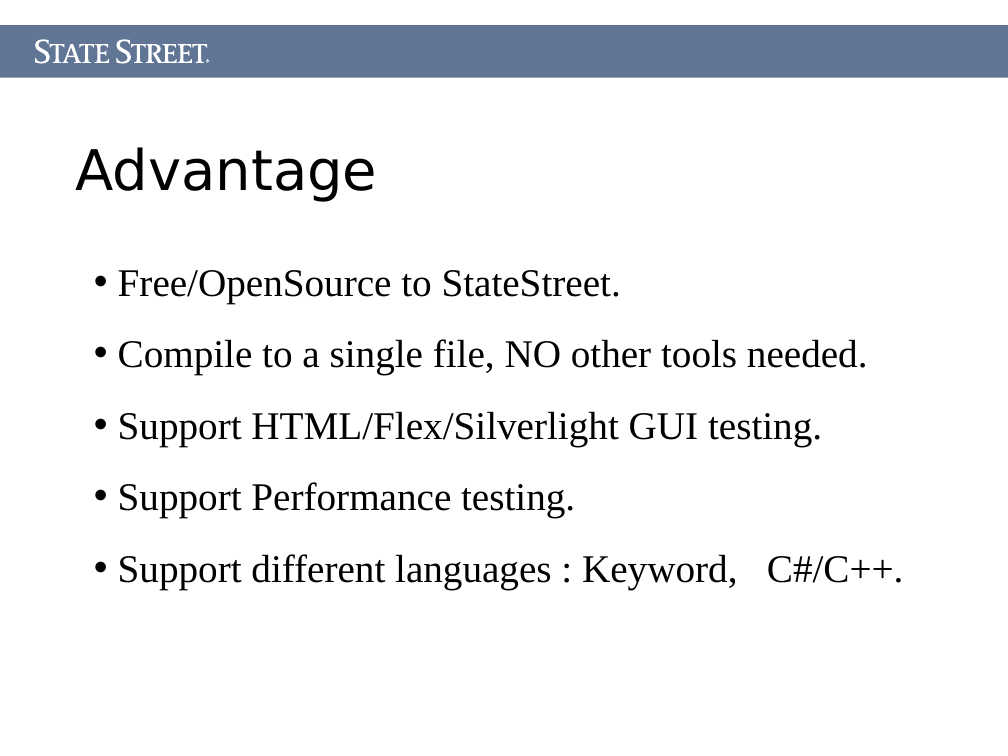
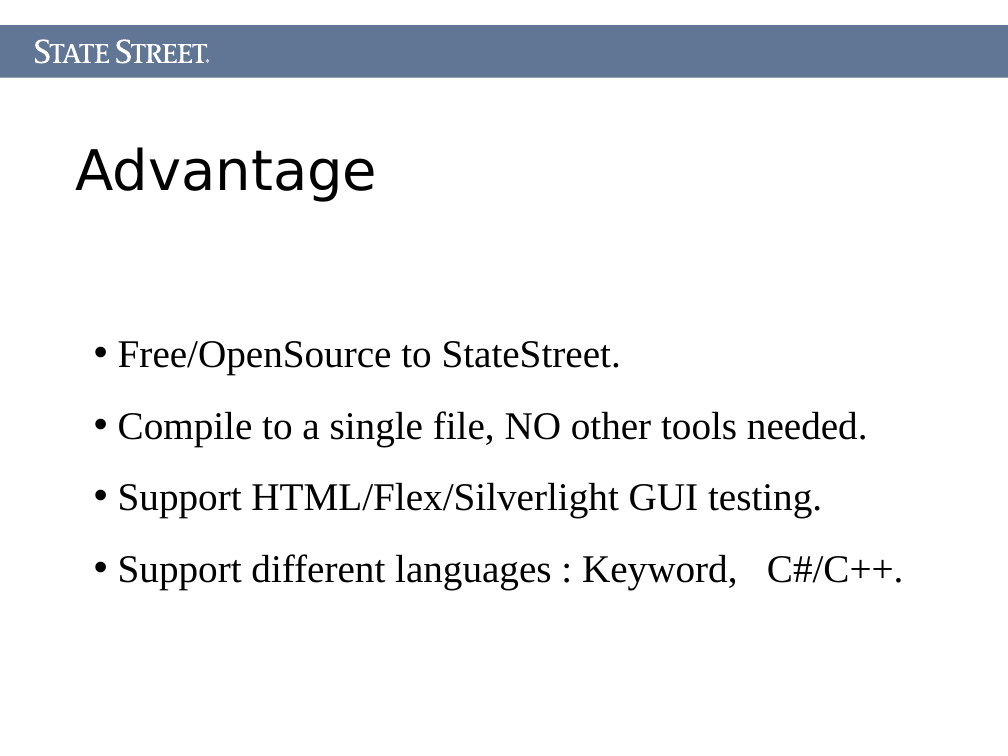
Before and after one commit to Letractively/autotester, a slide deck: slide 8 of Document/AutoTester.ppt (slide 4 before the commit). Drawn at 1008x756 pixels with LibreOffice and Linux fonts; fonts in the diff are those of the drawing. Boxes give left, top, right and bottom in pixels: in the first picture for what was removed or moved away, otherwise in the second. Text is boxed around its words. In the diff, an @@ line names an element or a change of style, - is before the commit and + after.

```diff
--- a/Document/AutoTester.ppt
+++ b/Document/AutoTester.ppt
@@ text at (118, 482, 575, 518): paragraph removed @@
-• Support Performance testing.
```
Also in this commit, not shown: 2 other slides changed, 3 slides added, 1 slide removed, 4 other files.
